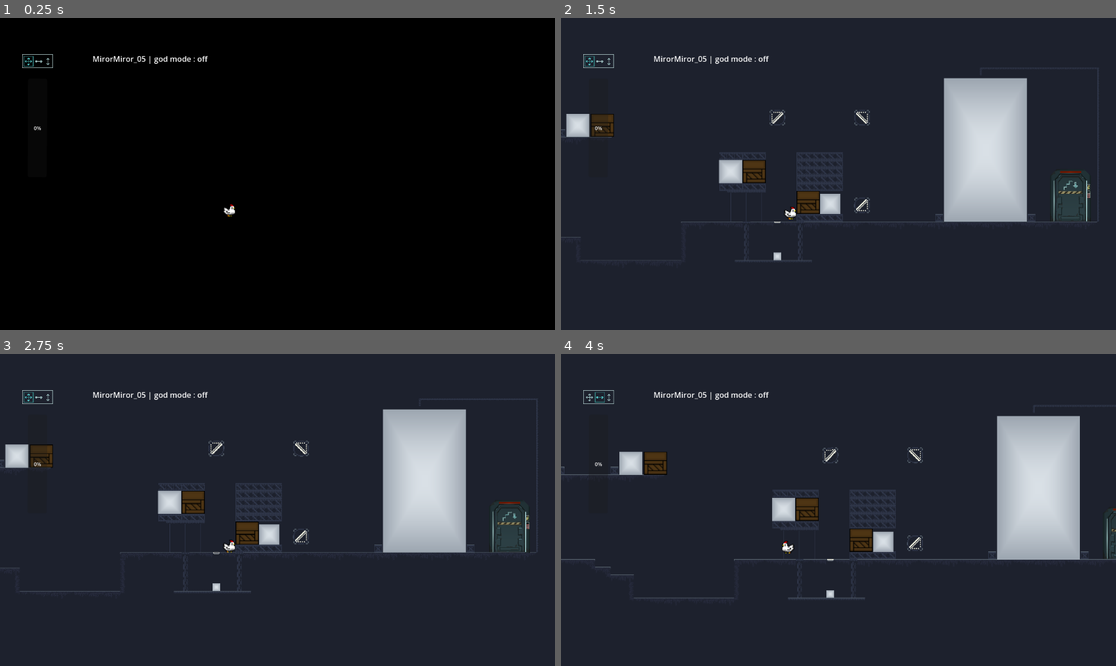
Above: before the commit, frames 1-4 (two rows, left to right).
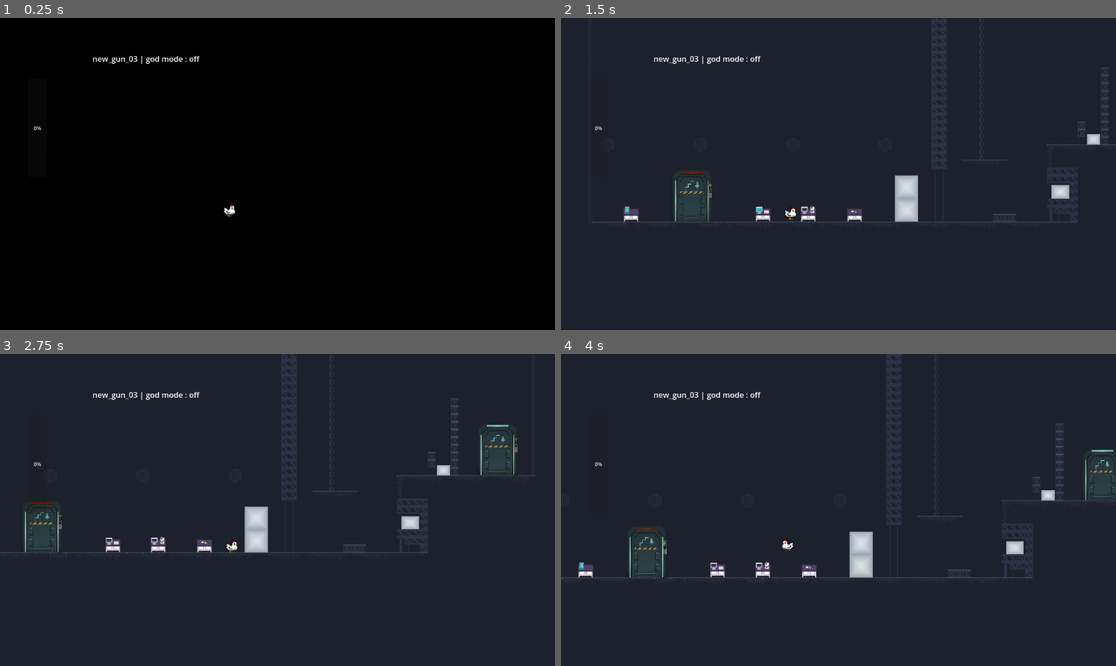
Above: after the commit, the same moments.

Repository: mgi-dev/size-them-up
Game: Godot game, scene res://scenes/levels/tutorial/new_gun_03.tscn
Same seed, same stepped clock (60 frames per second), same inputs: the game is played once before the commit and once after it. Before the commit the project starts from res://scenes/levels/miror_miror_05.tscn.
Inputs (mouse positions are in pixels of both pictures, inside the frame that each line leads up to):
- Up to frame 1 (0.25 s): no input
- Up to frame 2 (1.5 s): tap Enter at 0.5 s; move the mouse to (960, 158) at 0.52 s; hold D (player_move_right) 0.53-1.28 s; hold E (interact) 0.53-1.28 s; click (960, 158) at 0.6 s; tap Space (player_jump) at 0.77, 1.07 s; move the mouse to (727, 189) at 1.27 s; hold S (player_down) from 1.28 s (still down); tap E (interact) at 1.35 s
- Up to frame 3 (2.75 s): tap Space (player_jump) at 1.52, 1.55, 1.82, 2.1 s; move the mouse to (333, 441) at 2.02 s; release S (player_down) at 2.03 s; hold D (player_move_right) from 2.03 s (still down); click (333, 441) at 2.3 s
- Up to frame 4 (4 s): move the mouse to (810, 572) at 2.77 s; tap Tab (change_resize_mode) at 2.85 s; tap Space (player_jump) at 3.02, 3.32, 3.77, 3.8 s; tap E (interact) at 3.05 s; move the mouse to (1005, 556) at 3.52 s; release D (player_move_right) at 3.53 s; hold A (player_move_left) from 3.53 s (still down); click (1005, 556) at 3.6 s

The runs differ from the first frame. In frame 1, 0.4% of the frame differs, in the area x 4-38%, y 11-17%; in frame 2, 12%; in frame 3, 13%; in frame 4, 13%, in the area x 0-100%, y 0-79%.

Commit message:
light refacto on sound effects

Diff:
--- a/autoloads/signal_bus.gd
+++ b/autoloads/signal_bus.gd
@@ -20,3 +20,4 @@
 signal player_jump()
 signal player_interact()
 signal important_item_collected()
+signal mouse_click()
--- a/autoloads/sound_controller.gd
+++ b/autoloads/sound_controller.gd
@@ -7,16 +7,20 @@
 
 var music_player: AudioStreamPlayer
 const JUMP_SOUND = preload("res://assets/sound/jump.mp3")
+const MOUSE_CLICK = preload("res://assets/sound/matthewvakaliuk73627-mouse-click-290204.mp3")
 const IMPORTANT_ITEM_COLLECTED = preload("res://assets/sound/level_up.mp3")
 const MUSIC_ONE = preload("res://assets/musics/D_D-Music-Industrial-Factory-Ambience.ogg")
 
 func _ready():
-
-	audio_players.append(AudioStreamPlayer.new())
-	add_child(audio_players[0])
+	for _index in range(10):
+		var audio_player = AudioStreamPlayer.new()
+		audio_players.append(audio_player)
+		add_child(audio_player)
 
 	SignalBus.player_jump.connect(player_jump_sound)
-	SignalBus.important_item_collected.connect(player_collect_important_sound)
+	SignalBus.important_item_collected.connect(func(): play_sound_effect(IMPORTANT_ITEM_COLLECTED))
+	SignalBus.mouse_click.connect(func(): play_sound_effect(MOUSE_CLICK))
+
 
 	music_player = AudioStreamPlayer.new()
 	add_child(music_player)
@@ -26,15 +30,22 @@
 	music_player.play()
 
 
-func player_jump_sound():
-	audio_players[0].stream = JUMP_SOUND
-	audio_players[0].pitch_scale = 0.4
-	audio_players[0].play()
+
+func get_available_audio_player() -> AudioStreamPlayer:
+	for audio_player in audio_players:
+		if !audio_player.is_playing():
+			return audio_player
+	# No player available ? just return the first one and call it a day.
+	return audio_players[0]
 
 
+func play_sound_effect(sound):
+	var audio_player = get_available_audio_player()
+	audio_player.stream = sound
+	audio_player.play()
 
-
-func player_collect_important_sound():
-	audio_players[0].stream = IMPORTANT_ITEM_COLLECTED
-
-	audio_players[0].play()
+func player_jump_sound():
+	var audio_player = get_available_audio_player()
+	audio_player.stream = JUMP_SOUND
+	audio_player.pitch_scale = 0.4
+	audio_player.play()
--- a/project.godot
+++ b/project.godot
@@ -11,7 +11,7 @@
 [application]
 
 config/name="size-them-up"
-run/main_scene="uid://mgc4glbao1q2"
+run/main_scene="uid://brmabo8f2wkb4"
 config/features=PackedStringArray("4.6", "Forward Plus")
 config/icon="res://icon.svg"
 
@@ -104,6 +104,11 @@
 , Object(InputEventJoypadButton,"resource_local_to_scene":false,"resource_name":"","device":-1,"button_index":0,"pressure":0.0,"pressed":true,"script":null)
 ]
 }
+game_pad_click_on_button={
+"deadzone": 0.2,
+"events": [Object(InputEventJoypadButton,"resource_local_to_scene":false,"resource_name":"","device":-1,"button_index":0,"pressure":0.0,"pressed":true,"script":null)
+]
+}
 player_aim_left={
 "deadzone": 0.2,
 "events": [Object(InputEventJoypadMotion,"resource_local_to_scene":false,"resource_name":"","device":-1,"axis":2,"axis_value":-1.0,"script":null)
--- a/scenes/landscape/computer/computer.gd
+++ b/scenes/landscape/computer/computer.gd
@@ -17,6 +17,7 @@
 
 func on_interact():
 	if enable:
+		SignalBus.mouse_click.emit()
 		$Flashing.is_flashing = false
 		var parent = get_parent()
 		if parent:
--- a/scenes/landscape/computer/email.gd
+++ b/scenes/landscape/computer/email.gd
@@ -30,7 +30,8 @@
 
 
 func _input(event):
-	if event.is_action_released("click_on_button") and mouse_over:
+	if event.is_action_released("click_on_button") and mouse_over or event.is_action_released("game_pad_click_on_button"):
+		SignalBus.mouse_click.emit()
 		display = false
 
 
--- a/scenes/levels/miror_miror_05.tscn
+++ b/scenes/levels/miror_miror_05.tscn
@@ -11,7 +11,7 @@
 [node name="MirorMiror_05" unique_id=1818539085 instance=ExtResource("1_2h2ul")]
 
 [node name="Player" parent="." index="1" unique_id=217472232]
-position = Vector2(811.7262, 613.78796)
+position = Vector2(742.1996, 627.1759)
 
 [node name="TileMap" parent="." index="2" unique_id=1431608523]
 layer_0/tile_data = PackedInt32Array(2686965, 0, 1, 2686966, 65536, 1, 2686967, 131072, 1, 2686968, 196608, 1, 2686969, …(6399 unchanged characters)…
Not shown, added: assets/sound/matthewvakaliuk73627-mouse-click-290204.mp3.import
Not shown, added: assets/sound/matthewvakaliuk73627-mouse-click-290204.mp3
